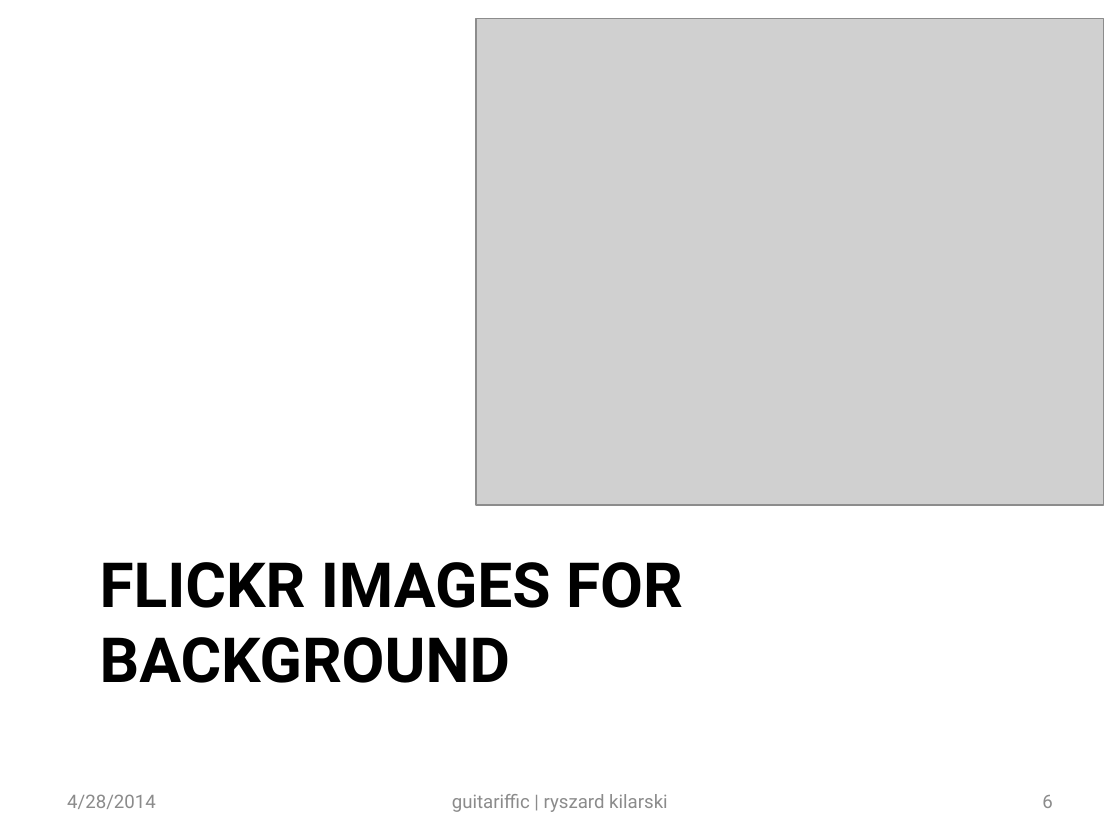
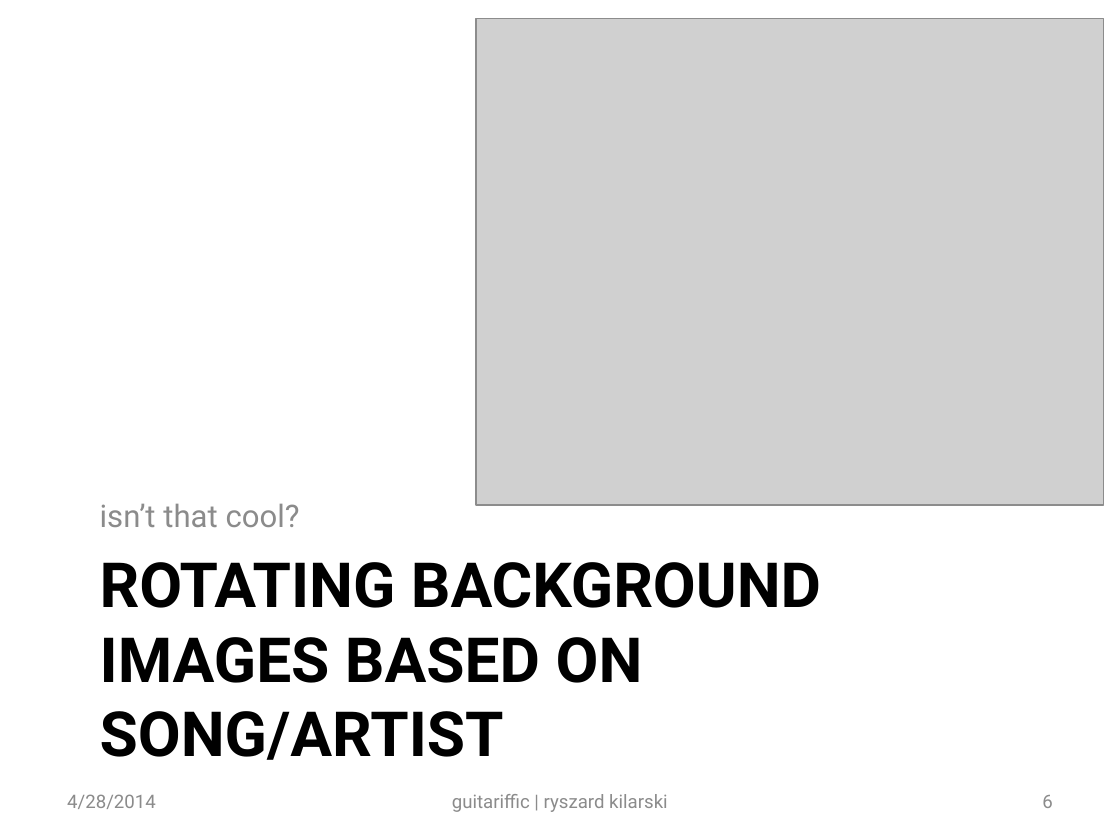
Before and after one commit to rkilarski/ryski-coding, a slide deck: slide 6 of guitarifficWS/Guitariffic Presentation.pptx. Drawn at 1120x840 pixels with LibreOffice and Linux fonts; fonts in the diff are those of the drawing; grey boxes stand for pictures. Boxes give left, top, right and bottom in pixels: in the first picture for what was removed or moved away, otherwise in the second. Text is boxed around its words. In the diff, an @@ line names an element or a change of style, - is before the commit and + after.

```diff
--- a/guitarifficWS/Guitariffic Presentation.pptx
+++ b/guitarifficWS/Guitariffic Presentation.pptx
@@ text added at (100, 503, 300, 527), 20 pt, text #8C8C8C @@
+isn’t that cool?
@@ title at (100, 562, 821, 760): text changed @@
-FLICKR IMAGES FOR BACKGROUND
+ROTATING BACKGROUND IMAGES BASED ON SONG/ARTIST
```
Also in this commit, not shown: 6 other slides changed.
